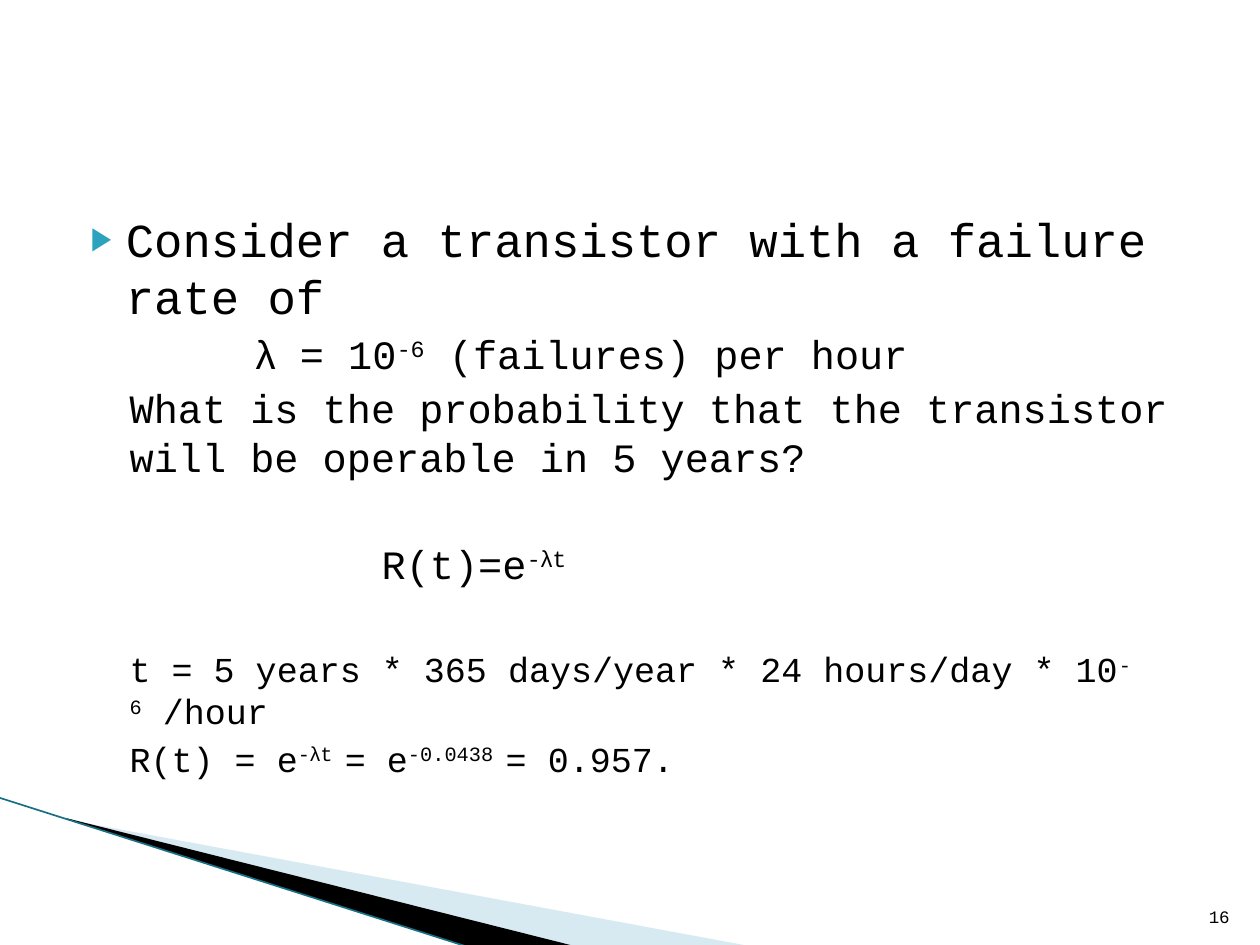
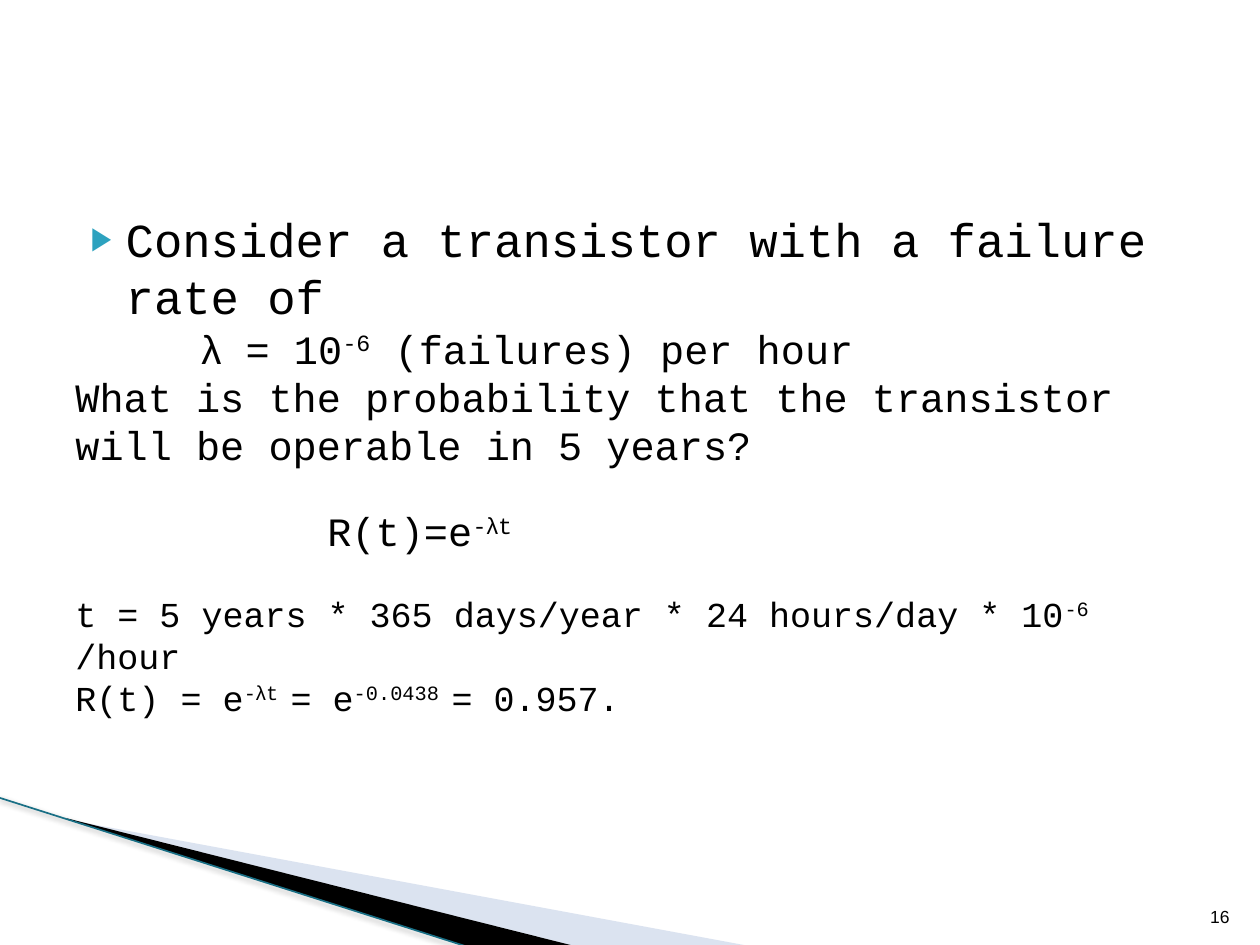
Before and after one commit to ctag/uah, a slide deck: slide 16 of cpe495/individual/hw05/EJ_Ch08_System_Reliability.pptx. Drawn at 1260x945 pixels with LibreOffice and Linux fonts; fonts in the diff are those of the drawing; background and template pictures are left out. Boxes give left, top, right and bottom in pixels: in the first picture for what was removed or moved away, otherwise in the second. Text is boxed around its words. In the diff, an @@ line names an element or a change of style, - is before the commit and + after.

```diff
--- a/cpe495/individual/hw05/EJ_Ch08_System_Reliability.pptx
+++ b/cpe495/individual/hw05/EJ_Ch08_System_Reliability.pptx
@@ text "Consider a transistor with a ..." at <box>75,223,1146,719</box>: less space between paragraphs; list level 2 to 1 in "λ = 10-6 (failures) per ..."; list level 2 to 1 in "What is the probability that ..."; list level 2 to 1 in "R(t)=e-λt"; list level 2 to 1 in "t = 5 years * ..."; list level 2 to 1 in "R(t) = e-λt = e-0.0438 ..." @@
@@ freeform shape at <box>98,689,622,888</box>: fill #A0CBDC at 40% opacity to #A7B9DB at 40% opacity @@
@@ freeform shape at <box>0,798,517,914</box>: outline redrawn @@
@@ line (0, 798) - (467, 945): stroke #97C5D8 0.95 pt to #196F85 0.96 pt @@
@@ page number at <box>1210,910,1229,923</box>: font Courier New to Arial @@
```
Also in this commit, not shown: 27 other slides changed, 1 other file.
